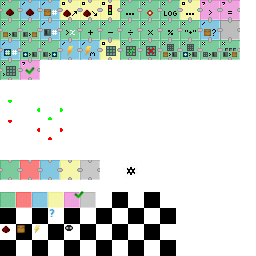
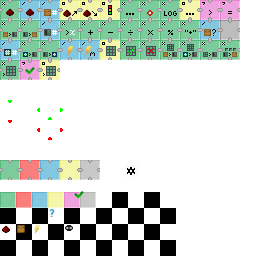
Comparing the layer stacks of the two 256 x 256 images. Changes:
painted on "icons.png" over [40, 60, 60, 80]
